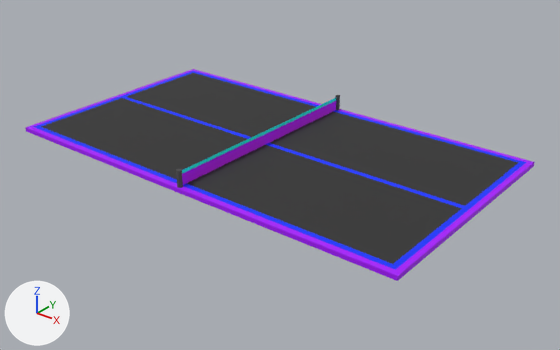
The FBX model core/assets/models/table/table2.fbx: old version first, new version second.
Camera for both pictures: a 50 mm camera at (2.54, -3.06, 2.49) aimed at (0.11, -0.02, 0.61). Arrows for +X, +Y and +Z are at lower left; the lights stay in place. Where no turn or scale is listed for an object, it has been applied to the vertices.

The older version as bpy lines, for what is in view:
```python
ob_box001 = bpy.data.objects.new('Box001', me_untitled_003)
ob_box001.location = (0.0, 0.0, 0.733)
ob_cylinder001 = bpy.data.objects.new('Cylinder001', me_untitled_008)
ob_cylinder001.location = (0.0, 0.679, 0.76)
ob_cylinder002 = bpy.data.objects.new('Cylinder002', me_untitled)
ob_cylinder002.location = (0.0, -0.68, 0.76)
ob_plane001 = bpy.data.objects.new('Plane001', me_untitled_015)
ob_plane001.location = (0.0, 0.0, 0.806)
```
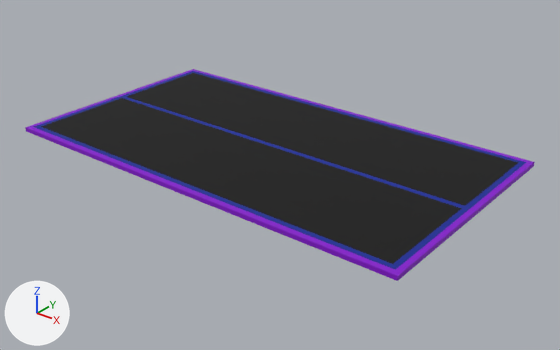
The newer file is also rescaled (x1.089), turned or shifted as a whole; pictures and numbers use the older file's frame.

Pixel boxes [x1, y1, x2, y2] of what changed, in the pictures (560 x 350 px):
'Box001', recoloured: [26, 69, 535, 281] in both
'Plane001', deleted (purple): before [182, 98, 336, 185]
    faces in mat_material__38 (purple #c100ff): [182, 101, 336, 185]
    faces in mat_material__37 (cyan #00fff9): [182, 98, 336, 174]
'Cylinder002', deleted: before [176, 169, 183, 188]
'Cylinder001', deleted: before [335, 95, 340, 110]

What changed in the scene script:
```text
Change mat_material__25:
    mat_material__25.base_color: (0.0291, 0.0291, 0.0291) -> (0.0, 0.0, 0.0)  # black #303030 -> black #000000
Change mat_material__26:
    mat_material__26.base_color: (0.0, 0.0286, 1.0) -> (0.0, 0.0154, 0.296)  # blue #002fff -> blue #002194
Change mat_material__36:
    mat_material__36.base_color: (0.376, 0.0, 1.0) -> (0.229, 0.0, 0.6)  # purple #a500ff -> purple #8400cb
Remove ob_cylinder001:
    ob_cylinder001 = bpy.data.objects.new('Cylinder001', me_untitled_008)
    ob_cylinder001.location = (0.0, 0.679, 0.76)
Remove ob_plane001:
    ob_plane001 = bpy.data.objects.new('Plane001', me_untitled_015)
    ob_plane001.location = (0.0, 0.0, 0.806)
Remove ob_cylinder002:
    ob_cylinder002 = bpy.data.objects.new('Cylinder002', me_untitled)
    ob_cylinder002.location = (0.0, -0.68, 0.76)
```
